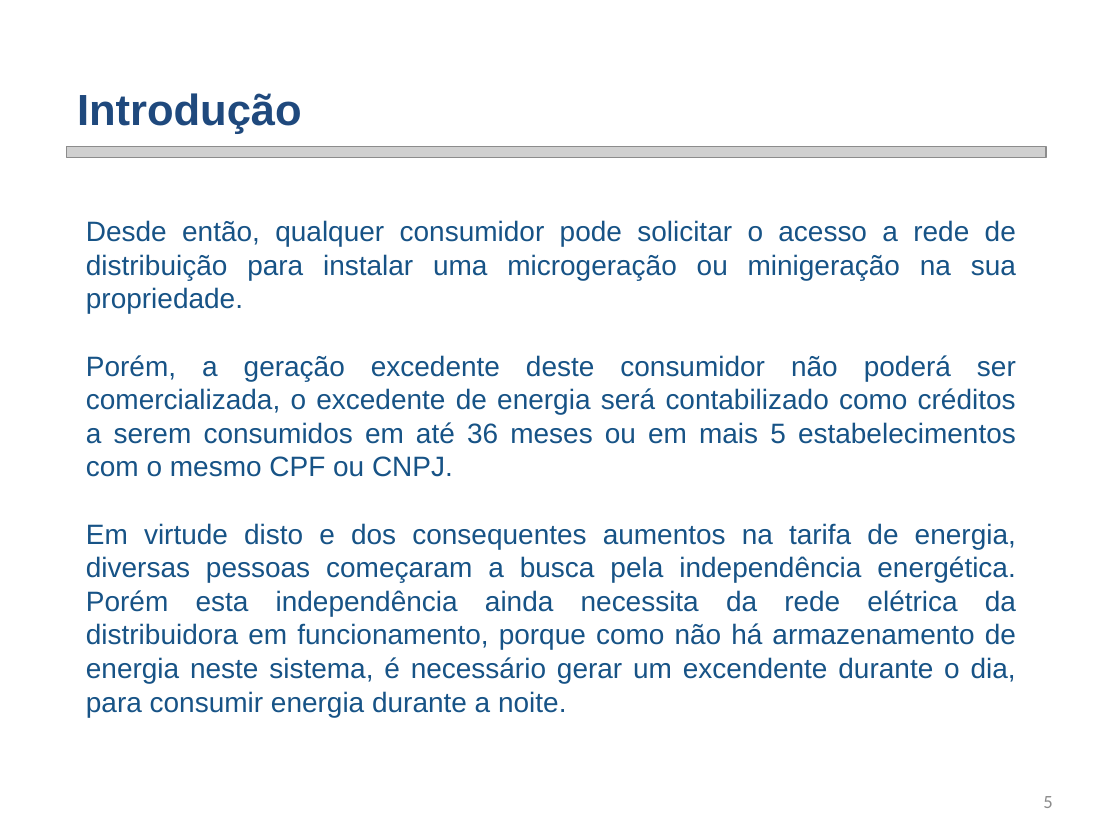
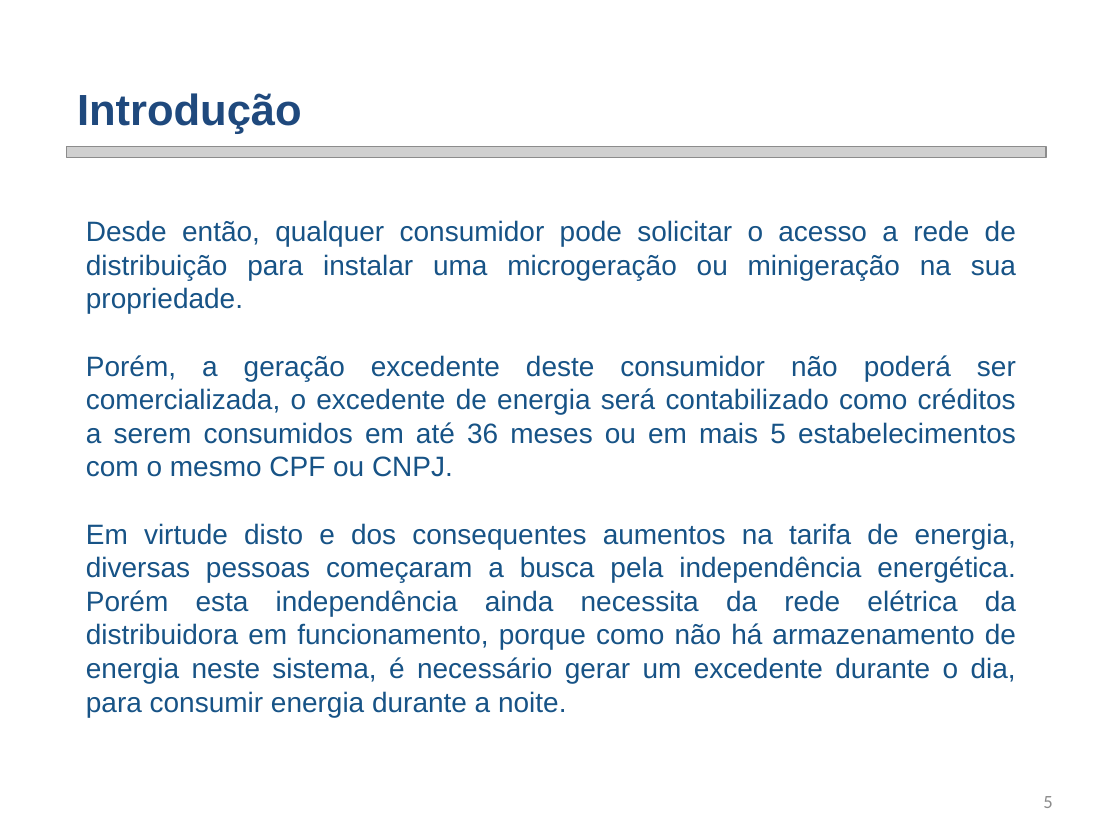
Before and after one commit to smarley2/SGR, a slide deck: slide 5 of Renes/Trabalho 2/SGR Trabalho 2 - Sistema Fotovoltaico.pptx. Drawn at 1120x840 pixels with LibreOffice and Linux fonts; fonts in the diff are those of the drawing; grey boxes stand for pictures; background and template pictures are left out. Boxes give left, top, right and bottom in pixels: in the first picture for what was removed or moved away, otherwise in the second. Text is boxed around its words. In the diff, an @@ line names an element or a change of style, - is before the commit and + after.

```diff
--- a/Renes/Trabalho 2/SGR Trabalho 2 - Sistema Fotovoltaico.pptx
+++ b/Renes/Trabalho 2/SGR Trabalho 2 - Sistema Fotovoltaico.pptx
@@ text at (86,523,1016,717): text changed @@
-  Em virtude disto e dos consequentes aumentos na tarifa de energia, diversas pessoas começaram a busca pela independência energética. Porém esta independência ainda necessita da rede elétrica da distribuidora em funcionamento, porque como não há armazenamento de energia neste sistema, é necessário gerar um excendente durante o dia, para consumir energia durante a noite.
+  Em virtude disto e dos consequentes aumentos na tarifa de energia, diversas pessoas começaram a busca pela independência energética. Porém esta independência ainda necessita da rede elétrica da distribuidora em funcionamento, porque como não há armazenamento de energia neste sistema, é necessário gerar um excedente durante o dia, para consumir energia durante a noite.
```
Also in this commit, not shown: 2 other slides changed, 5 other files.
